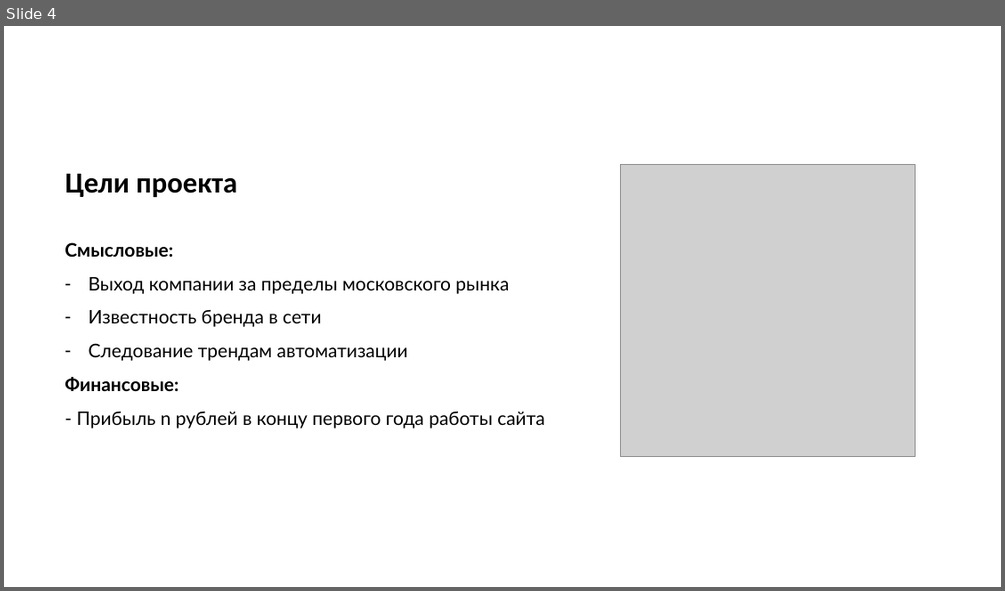
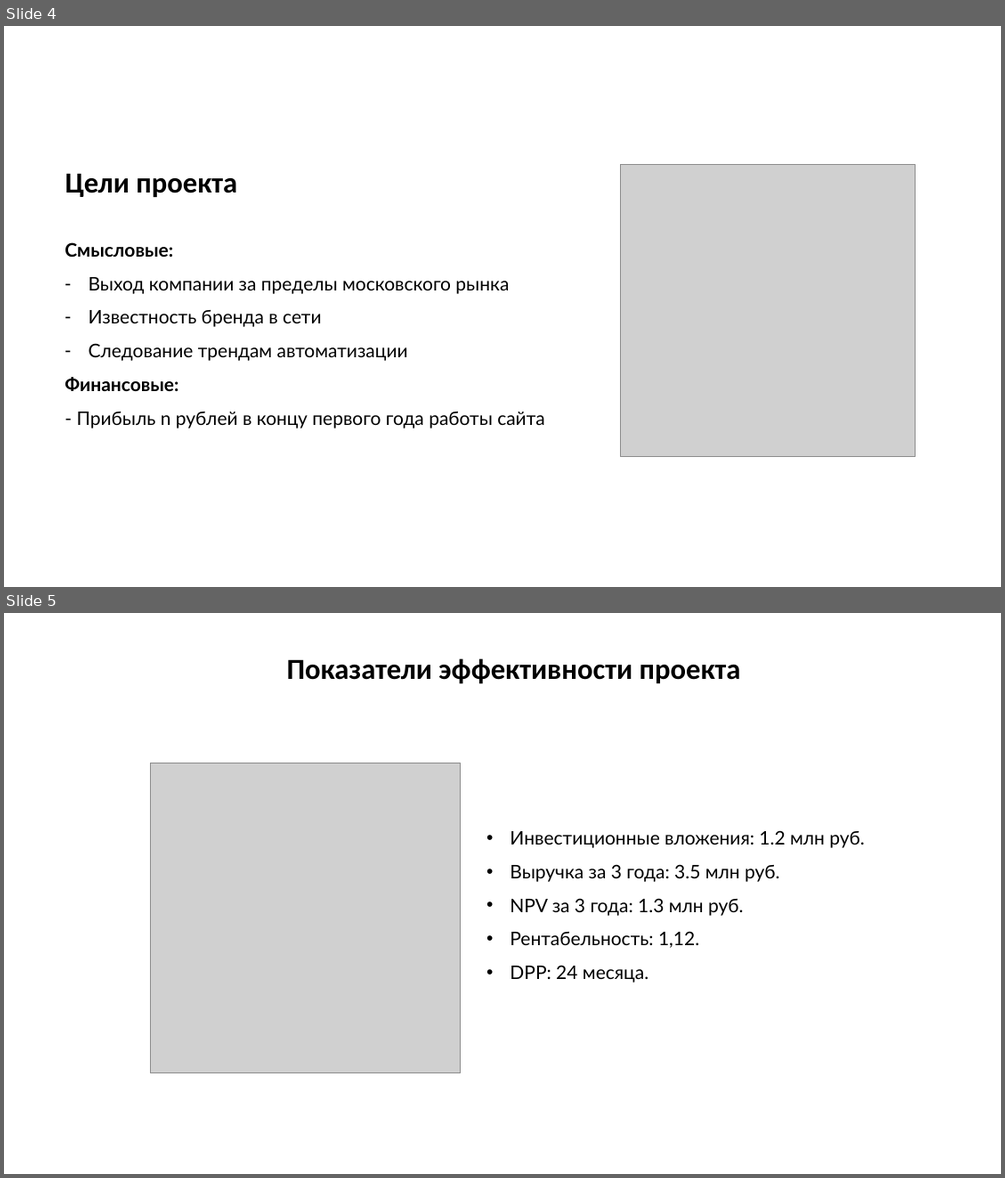
Before and after one commit to LYuree/UiTP, a slide deck: УиТП презентация.pptx. Shown one above the other, each under a label of ours: slide 4 before the commit, slides 4 and 5 after it. The pictures are 1005x591 and 1005x1178 pixels, drawn with LibreOffice and Linux fonts; fonts in the diff are those of the drawing; grey boxes stand for pictures. Boxes give left, top, right and bottom in pixels: in the first picture for what was removed or moved away, otherwise in the second. Text is boxed around its words. In the diff, an @@ line names an element or a change of style, - is before the commit and + after.

```diff
--- a/УиТП презентация.pptx
+++ b/УиТП презентация.pptx
@@ slide 5 added at (x1=4, y1=613, x2=1001, y2=1174), background #FFFFFF @@
@@ text added at (x1=287, y1=658, x2=741, y2=684), 28 pt, text #000000, bold @@
+Показатели эффективности проекта
@@ picture added at (x1=151, y1=763, x2=461, y2=1073) @@
@@ text added at (x1=510, y1=830, x2=865, y2=982), 18 pt, text #000000 @@
+• Инвестиционные вложения: 1.2 млн руб.
+• Выручка за 3 года: 3.5 млн руб.
+• NPV за 3 года: 1.3 млн руб.
+• Рентабельность: 1,12.
+• DPP: 24 месяца.
```
Also in this commit, not shown: 4 slides changed, 2 other slides added, 7 slides removed, 1 other file.
